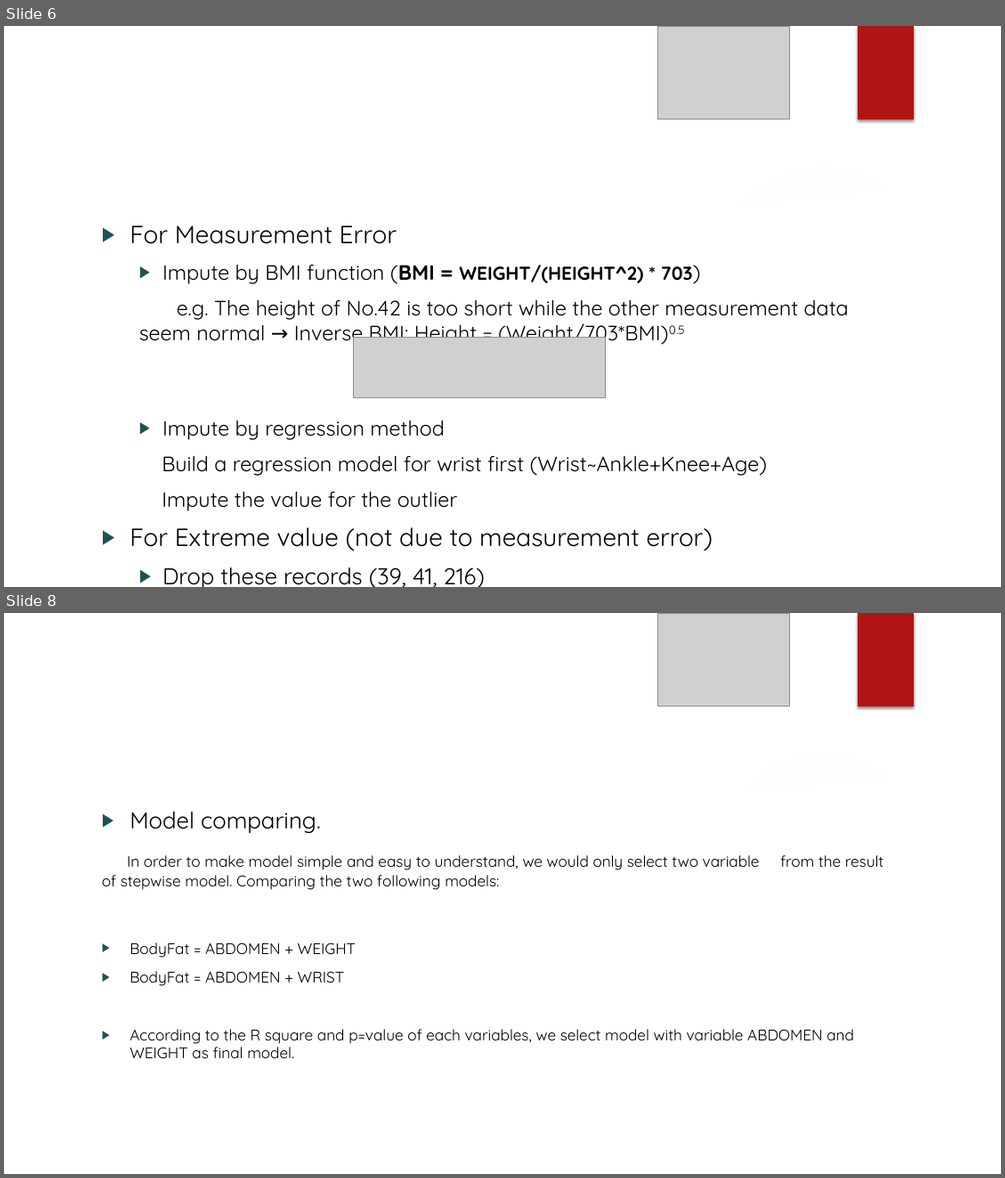
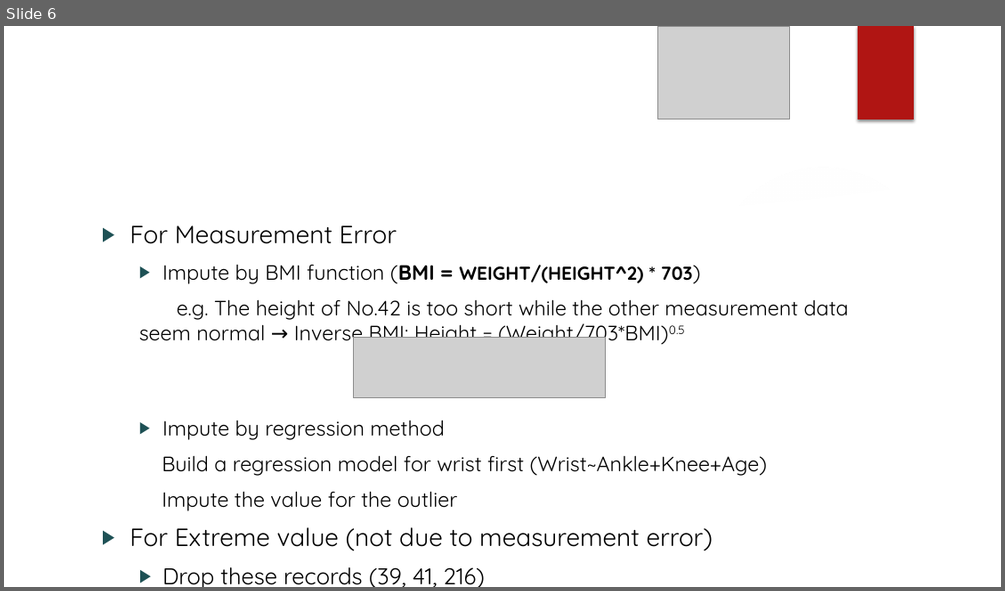
Before and after one commit to TroubleZN/Stat628_Bodyfat, a slide deck: Slides.pptx. Shown one above the other, each under a label of ours: slides 6 and 8 before the commit, slide 6 after it; the slides between them are not shown. The pictures are 1005x1178 and 1005x591 pixels, drawn with LibreOffice and Linux fonts; fonts in the diff are those of the drawing; grey boxes stand for pictures; background and template pictures are left out. Boxes give left, top, right and bottom in pixels: in the first picture for what was removed or moved away, otherwise in the second. Text is boxed around its words. In the diff, an @@ line names an element or a change of style, - is before the commit and + after.

```diff
--- a/Slides.pptx
+++ b/Slides.pptx
@@ slide 8 removed at <box>4,613,1001,1174</box>, background picture (left out); not listed: 1 template element that a slide beside it also shows @@
@@ picture removed at <box>658,613,789,706</box> @@
@@ rectangle removed at <box>858,613,914,706</box> @@
@@ freeform shape removed at <box>718,732,1001,800</box> @@
@@ freeform shape removed at <box>4,757,1001,1174</box> @@
@@ ellipse removed at <box>708,750,938,981</box> @@
@@ text removed at <box>102,812,854,1058</box> @@
-▶ Model comparing.
-In order to make model simple and easy to understand, we would only select two variable from the result of stepwise model. Comparing the two following models:
-▶ BodyFat = ABDOMEN + WEIGHT
-▶ BodyFat = ABDOMEN + WRIST
-▶ According to the R square and p=value of each variables, we select model with variable ABDOMEN and WEIGHT as final model.
@@ title removed at <box>129,811,194,829</box> @@
-Model Selection
@@ picture removed at <box>4,831,334,1174</box> @@
@@ picture removed at <box>4,850,128,1043</box> @@
@@ picture removed at <box>708,1111,789,1174</box> @@
```
Also in this commit, not shown: 1 other slide removed.
